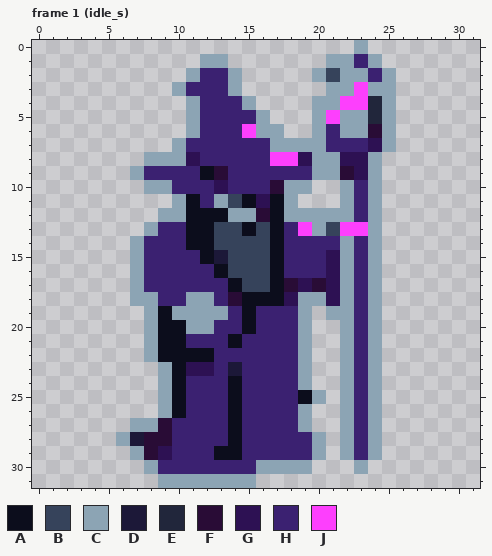
Pixel-art file -- projects/007_survivors/art/wizard.aseprite. The first picture shows the starting point.
32x32 pixels, 59 frames. Colours within 5 levels of each other are drawn and written as one. Shown: frame 1 (idle_s). The commit also changed other frames, which this record leaves out.
Palette (. is transparent): A #0c0d1c  B #36435b  C #8ca4b4  D #1c1838  E #21263b  F #290c36  G #2d1153  H #3b2171  J #fd3ffd
Pixels before, frame 1 (idle_s), first column x 6:
 0 .................C..
 1 ......CC.......CCHC.
 2 .....CHHC.....CBCCHC
 3 ....CHHHC......CCJCC
 4 .....CHHHC....CCJJEC
 5 .....CHHHHC...CJCCEC
 6 .....CHHHJCC..CHCCFC
 7 ....CHHHHHHCCCCHHHGC
 8 ..CCCGHHHHHJJGCCGGC.
 9 .CHHHHAFHHHHHHCCFGC.
10 ..CCHHHGHHHFCC..CHC.
11 ....CAHCBAGAC...CHC.
12 ...CCAAACCFACCCCCHC.
13 ..CHHAABBABAHJCBJJC.
14 .CHHHAABBBBAHHHHCHC.
15 .CHHHHADBBBAHHHGCHC.
16 .CHHHHHABBBAHHHGCHC.
17 .CHHHHHHABBAFGFGCHC.
18 .CCHHCCHFAAAGCCGCHC.
19 ..CACCCCHAHHHC.CCHC.
20 ..CAACCHHAHHHC..CHC.
21 ..CAAHHHAHHHHC..CHC.
22 ..CAAAAHHHHHHC..CHC.
23 ...CAGGHDHHHHC..CHC.
24 ...CAHHHAHHHHC..CHC.
25 ...CAHHHAHHHHAC.CHC.
26 ...CAHHHAHHHHC..CHC.
27 .CCFHHHHAHHHHC..CHC.
28 CDFFHHHHAHHHHHC.CHC.
29 .CFGHHHAAHHHHHC.CHC.
30 ..CHHHHHHHCCCC...C..
31 ...CCCCCCC..........
Now the later version:
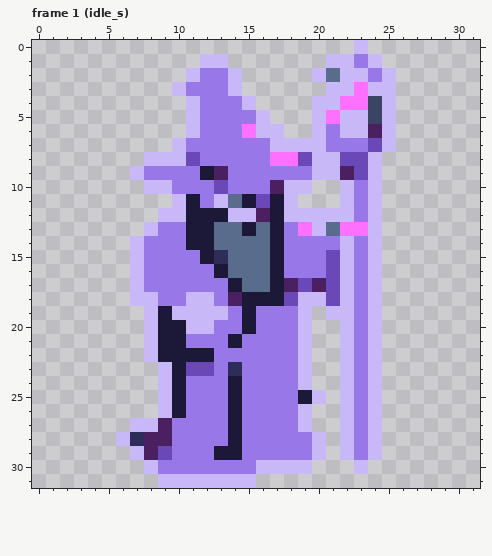
The edit:
colour A: #0c0d1c -> #1c1838
colour B: #36435b -> #5a6c8c
colour C: #8ca4b4 -> #c8b8f8
colour D: #1c1838 -> #2e2c58
colour E: #21263b -> #3c4466
colour F: #290c36 -> #4a2060
colour G: #2d1153 -> #6a48b8
colour H: #3b2171 -> #9878e8
colour J: #fd3ffd -> #ff70ff
